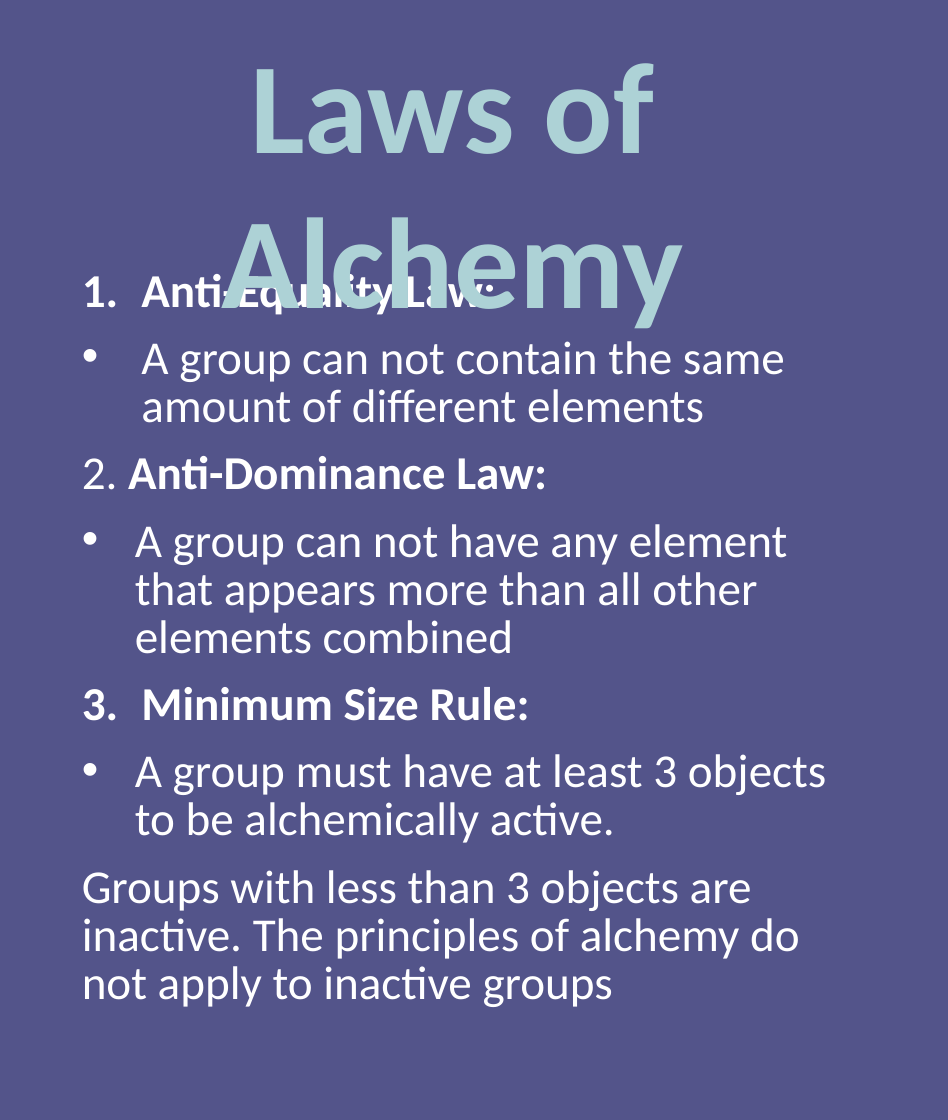
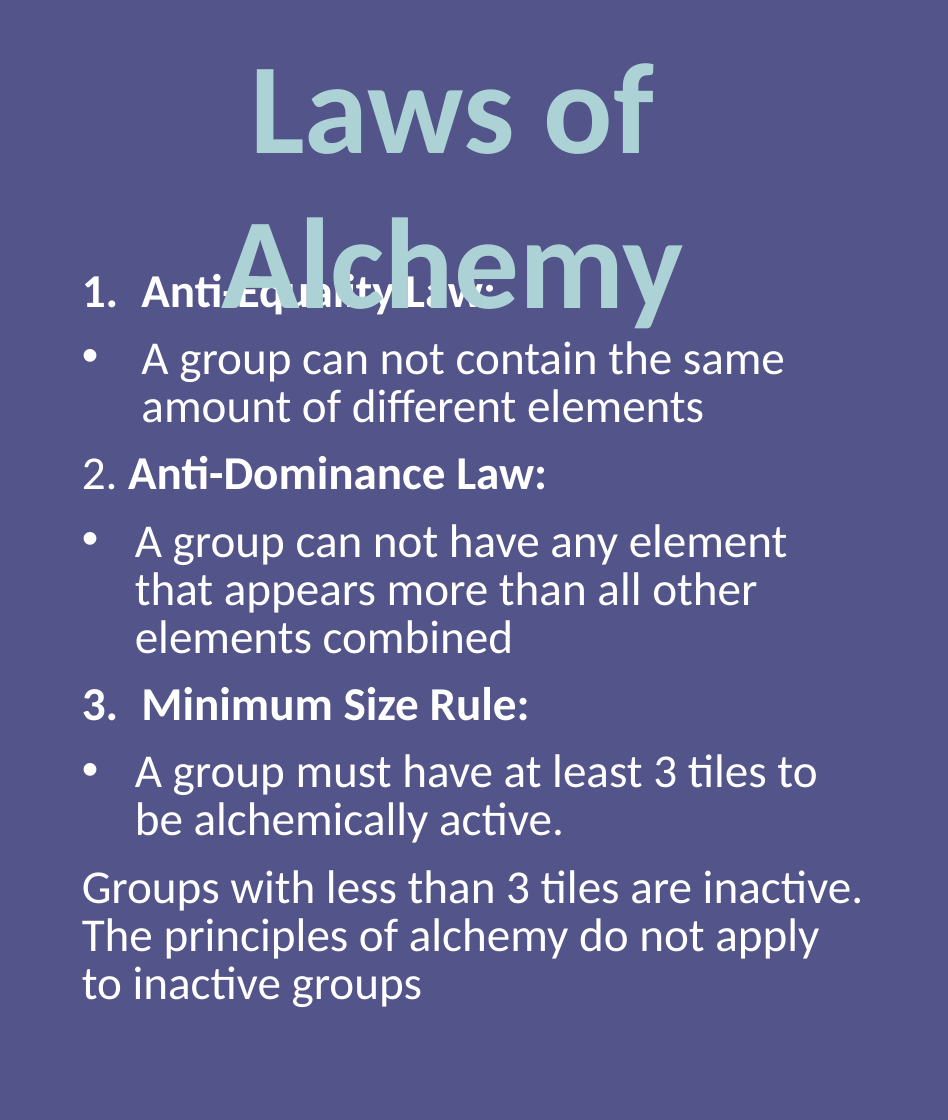
Before and after one commit to ninjacreeper47/Meriam-s-Trial, a slide deck: slide 1 of Assets/How to Play/Laws of Alchemy.pptx. Drawn at 948x1120 pixels with LibreOffice and Linux fonts; fonts in the diff are those of the drawing. Boxes give left, top, right and bottom in pixels: in the first picture for what was removed or moved away, otherwise in the second. Text is boxed around its words. In the diff, an @@ line names an element or a change of style, - is before the commit and + after.

```diff
--- a/Assets/How to Play/Laws of Alchemy.pptx
+++ b/Assets/How to Play/Laws of Alchemy.pptx
@@ subtitle at bbox=[82, 754, 863, 1007]: text changed @@
-• A group must have at least 3 objects to be alchemically active.
-Groups with less than 3 objects are inactive. The principles of alchemy do not apply to inactive groups
+• A group must have at least 3 tiles to be alchemically active.
+Groups with less than 3 tiles are inactive. The principles of alchemy do not apply to inactive groups
```
Also in this commit, not shown: 12 other files.
